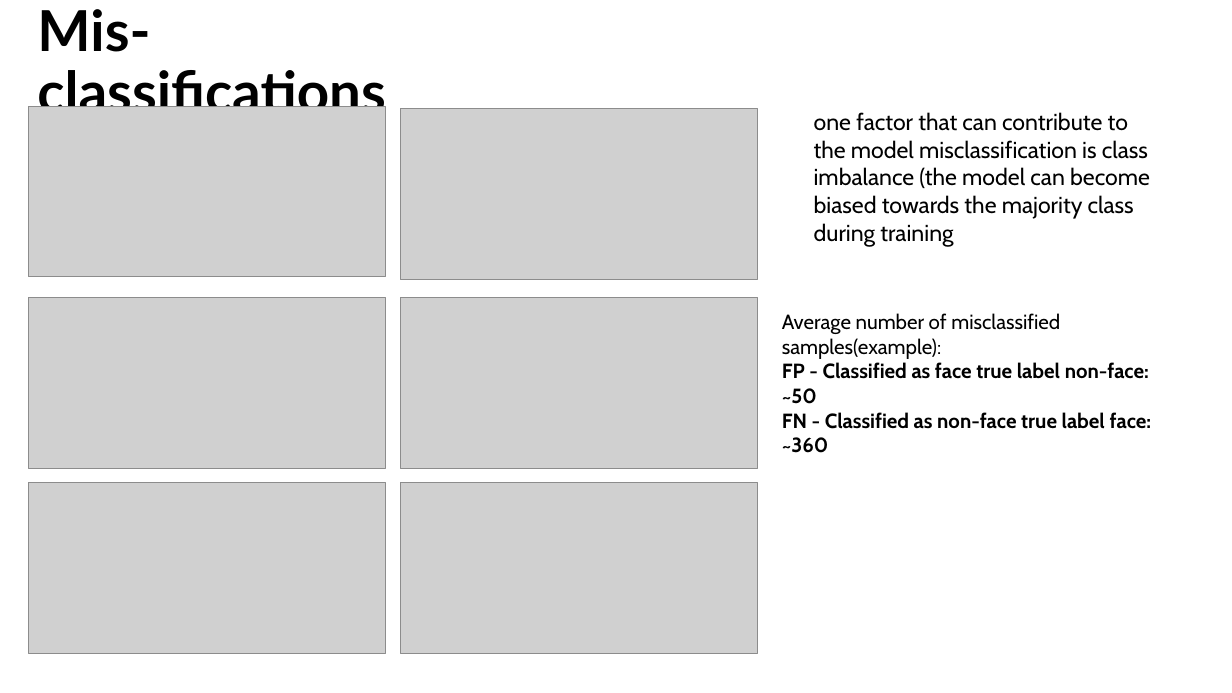
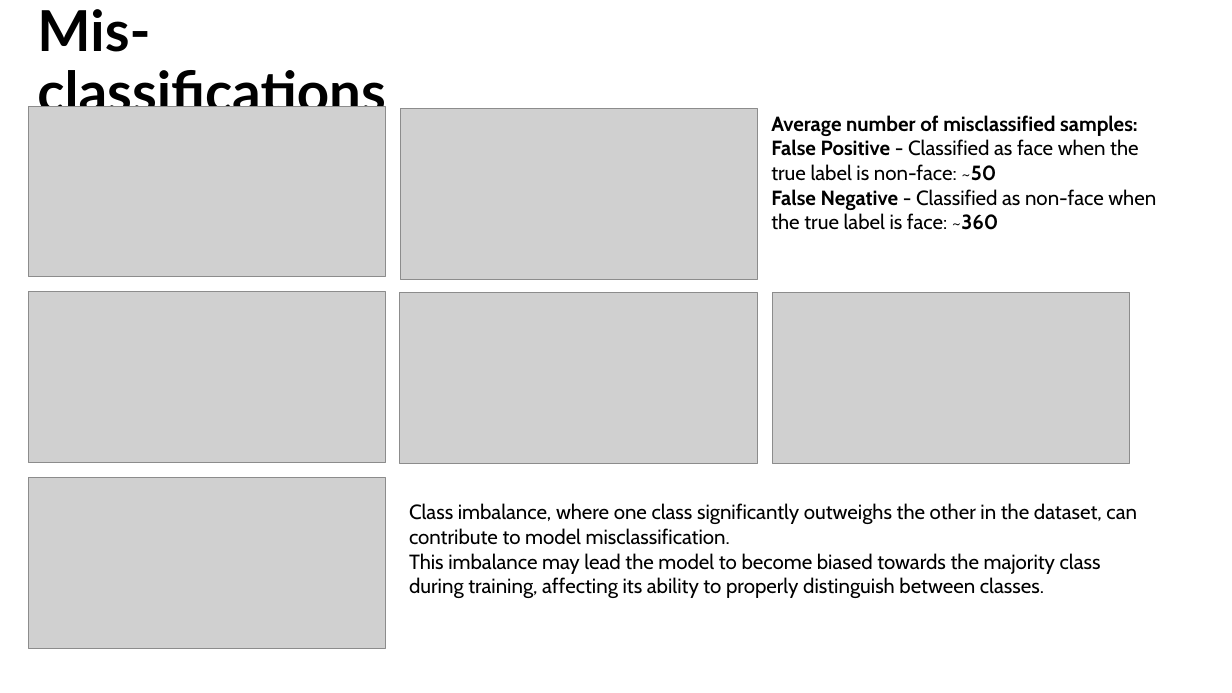
Before and after one commit to noatal345/Image_Classification_Task, a slide deck: slide 7 of results.pptx. Drawn at 1232x693 pixels with LibreOffice and Linux fonts; fonts in the diff are those of the drawing; grey boxes stand for pictures; background and template pictures are left out. Boxes give left, top, right and bottom in pixels: in the first picture for what was removed or moved away, otherwise in the second. Text is boxed around its words. In the diff, an @@ line names an element or a change of style, - is before the commit and + after.

Commit message:
delete

```diff
--- a/results.pptx
+++ b/results.pptx
@@ text at (771, 115, 1156, 230): text changed; bold off @@
-Average number of misclassified samples(example):
-FP - Classified as face true label non-face:
-~50
-FN - Classified as non-face true label face:
-~360
+Average number of misclassified samples:
+False Positive - Classified as face when the true label is non-face: ~50
+False Negative - Classified as non-face when the true label is face: ~360
@@ picture: place and size @@
-picture at (28, 482, 385, 653)
+picture at (28, 292, 385, 463)
@@ picture: place and size @@
-picture at (28, 298, 385, 469)
+picture at (400, 293, 758, 464)
@@ picture: place and size @@
-picture at (400, 298, 758, 469)
+picture at (773, 293, 1130, 464)
@@ picture: place and size @@
-picture at (400, 482, 758, 653)
+picture at (28, 478, 385, 649)
@@ text at (409, 503, 1137, 598): text changed; size 18 to 16 pt @@
-one factor that can contribute to the model misclassification is class imbalance (the model can become biased towards the majority class during training
+Class imbalance, where one class significantly outweighs the other in the dataset, can contribute to model misclassification.
+This imbalance may lead the model to become biased towards the majority class during training, affecting its ability to properly distinguish between classes.
```
